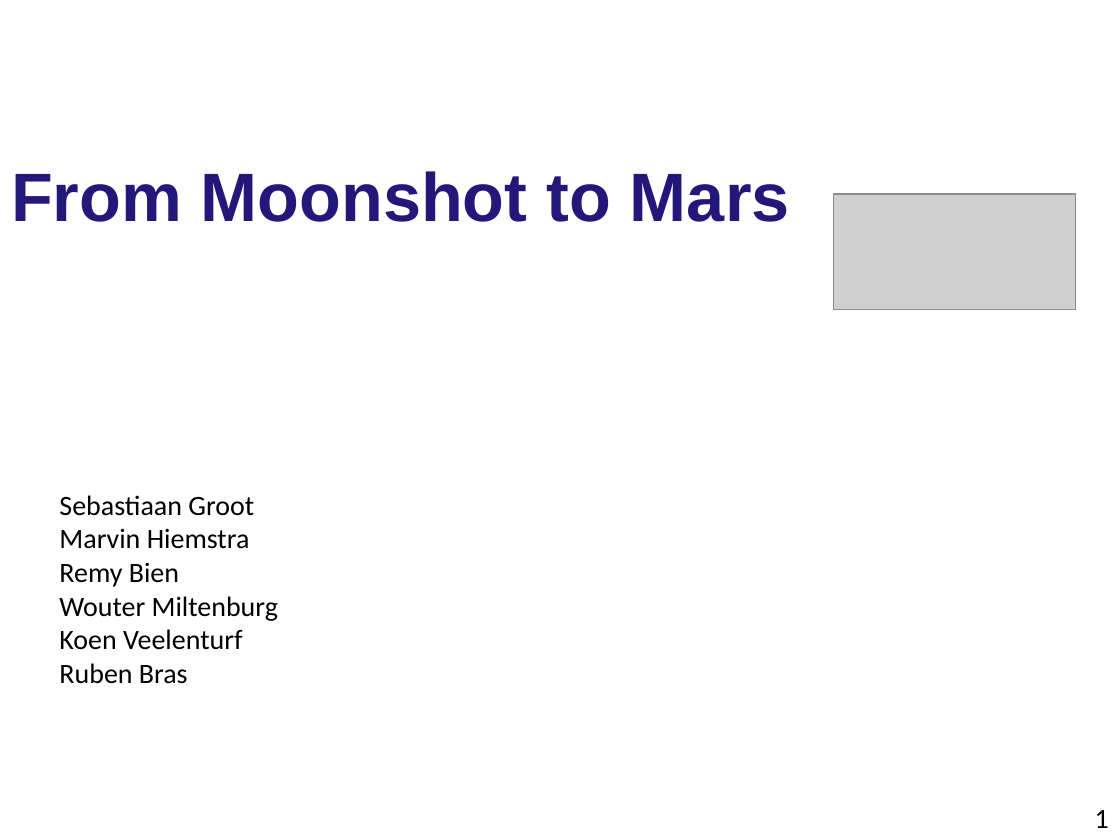
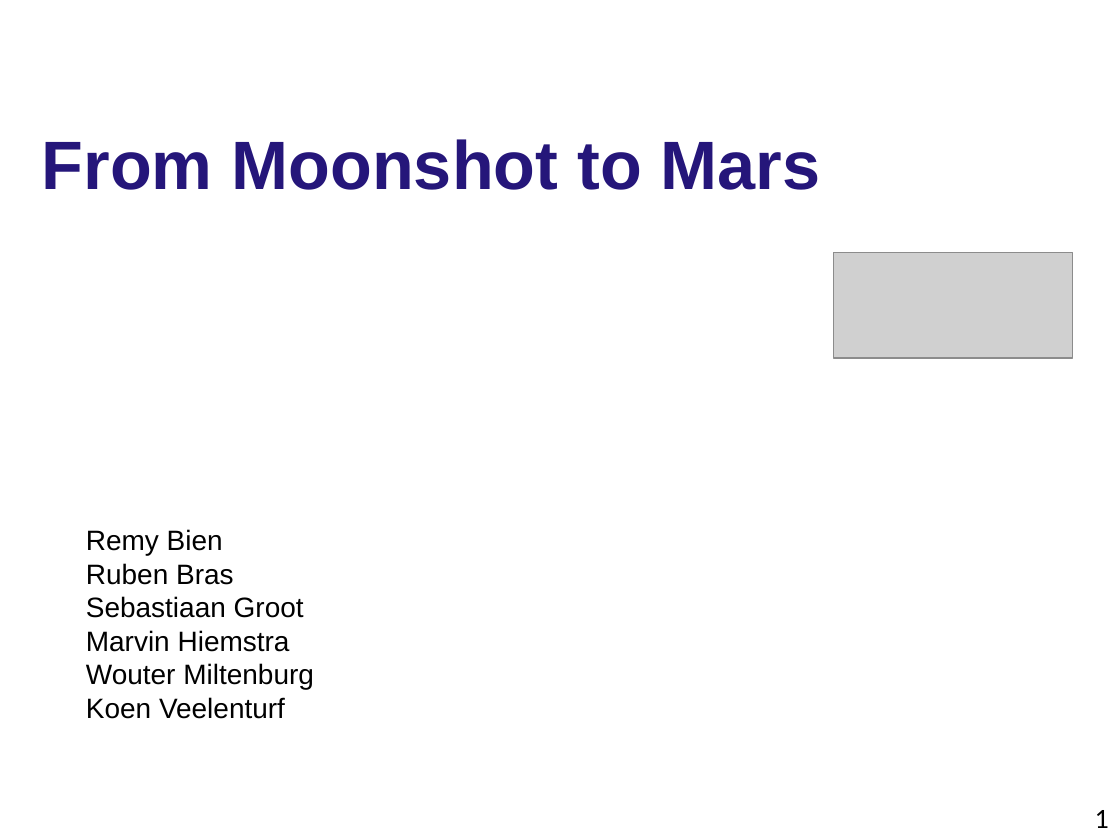
Before and after one commit to MoonshotNL/moonshotdocuments, a slide deck: slide 1 of Presentations/Final presentation.pptx. Drawn at 1120x840 pixels with LibreOffice and Linux fonts; fonts in the diff are those of the drawing; grey boxes stand for pictures; background and template pictures are left out. Boxes give left, top, right and bottom in pixels: in the first picture for what was removed or moved away, otherwise in the second. Text is boxed around its words. In the diff, an @@ line names an element or a change of style, - is before the commit and + after.

```diff
--- a/Presentations/Final presentation.pptx
+++ b/Presentations/Final presentation.pptx
@@ text "From Moonshot to Mars": place and size @@
-text "From Moonshot to Mars" at [11,171,790,222]
+text "From Moonshot to Mars" at [42,139,821,190]
@@ picture removed at [833,194,1076,309] @@
@@ picture added at [833,252,1073,357] @@
@@ text "Remy Bien": place and size @@
-text "Remy Bien" at [59,495,278,684]
+text "Remy Bien" at [86,529,314,719]
@@ text at [86,529,234,585]: paragraphs added @@
+Remy Bien
+Ruben Bras
@@ text at [59,562,179,587]: paragraph removed @@
-Remy Bien
@@ text at [86,596,314,719]: font Calibri to Arial in "Sebastiaan Groot", "Marvin Hiemstra", "Wouter Miltenburg", "Koen Veelenturf" @@
@@ text at [59,663,188,684]: paragraph removed @@
-Ruben Bras
```
Also in this commit, not shown: 27 other slides changed, 7 slides added, 1 slide removed, 4 other files.
